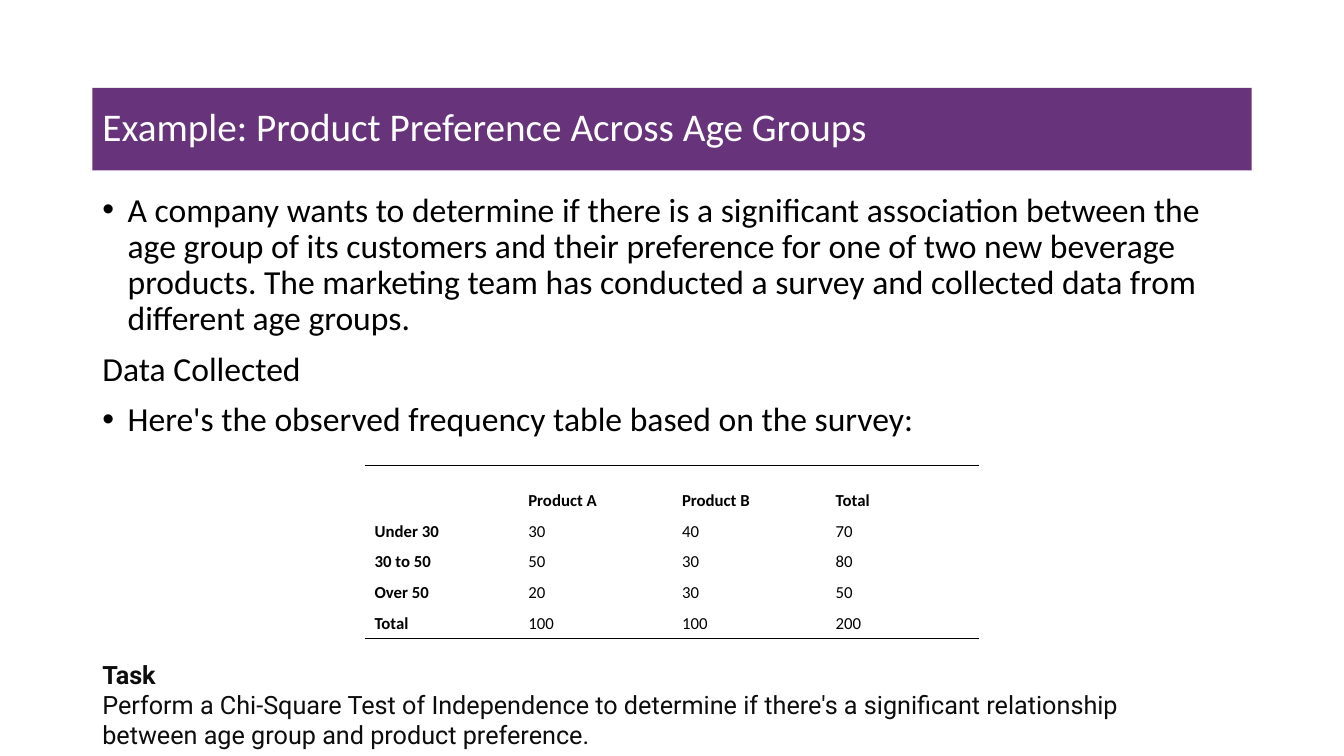
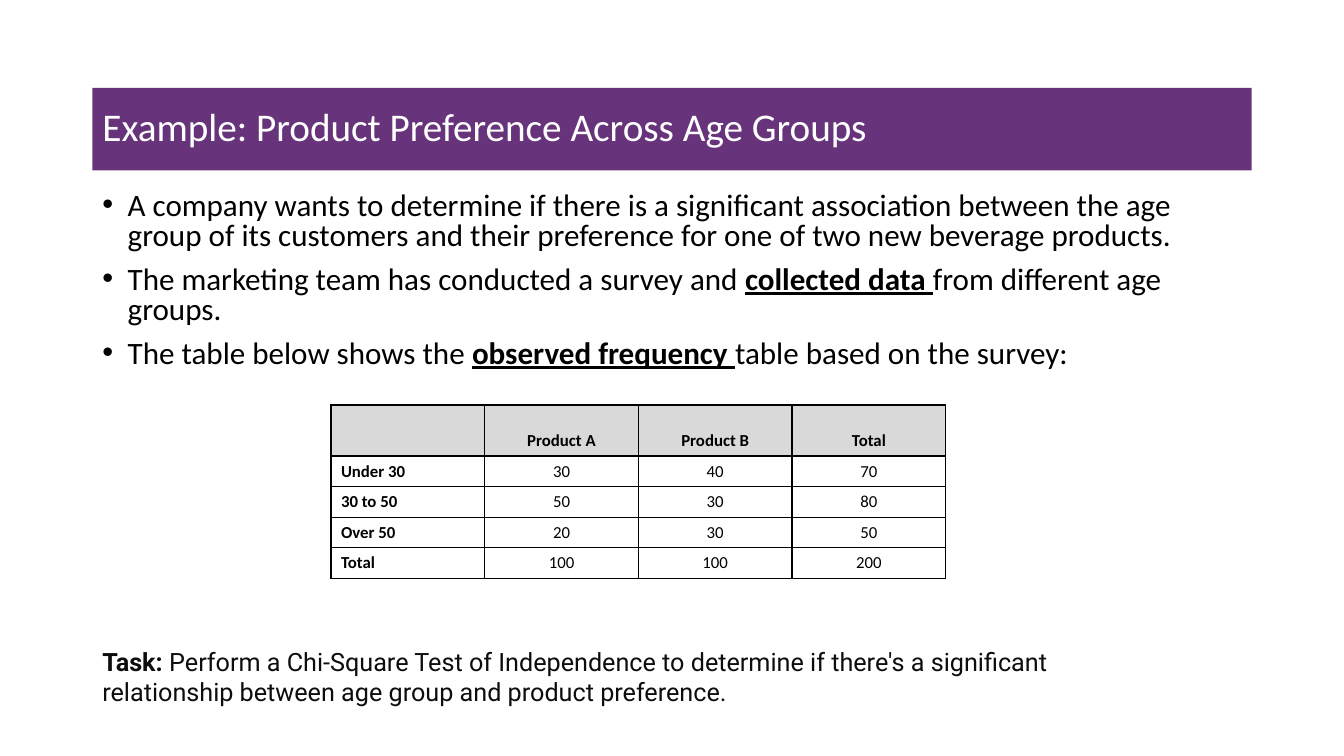
Before and after one commit to msfasha/307102-Descriptive-Statistics-for-Business, a slide deck: slide 42 of Part 2 - Inferential Statisitcs/Part 2.3 - Introduction to Hypothesis Testing/Part 2.3 - Introduction to Hypthesis Testing.pptx (slide 52 before the commit). Drawn at 1344x756 pixels with LibreOffice and Linux fonts; fonts in the diff are those of the drawing; background and template pictures are left out. Boxes give left, top, right and bottom in pixels: in the first picture for what was removed or moved away, otherwise in the second. Text is boxed around its words. In the diff, an @@ line names an element or a change of style, - is before the commit and + after.

Commit message:
modify chi-square

```diff
--- a/Part 2 - Inferential Statisitcs/Part 2.3 - Introduction to Hypothesis Testing/Part 2.3 - Introduction to Hypthesis Testing.pptx
+++ b/Part 2 - Inferential Statisitcs/Part 2.3 - Introduction to Hypothesis Testing/Part 2.3 - Introduction to Hypthesis Testing.pptx
@@ text at (128, 194, 1171, 369): text changed; size 24 to 22.2 pt @@
-• A company wants to determine if there is a significant association between the age group of its customers and their preference for one of two new beverage products. The marketing team has conducted a survey and collected data from different age groups.
-Data Collected
-• Here's the observed frequency table based on the survey:
+• A company wants to determine if there is a significant association between the age group of its customers and their preference for one of two new beverage products.
+• The marketing team has conducted a survey and collected data from different age groups.
+• The table below shows the observed frequency table based on the survey:
@@ table at (331, 405, 944, 577) @@
@@ fill none to #D9D9D9 in row 1 @@
@@ alignment left to centre @@
@@ borders changed @@
@@ table: place and size @@
-table at (365, 465, 978, 636)
+table at (331, 405, 944, 577)
@@ text at (102, 652, 1047, 707): text changed @@
-Task
-Perform a Chi-Square Test of Independence to determine if there's a significant relationship between age group and product preference.
+Task: Perform a Chi-Square Test of Independence to determine if there's a significant relationship between age group and product preference.
```
Also in this commit, not shown: 3 other slides changed, 2 slides added, 4 slides removed, 2 other files.
